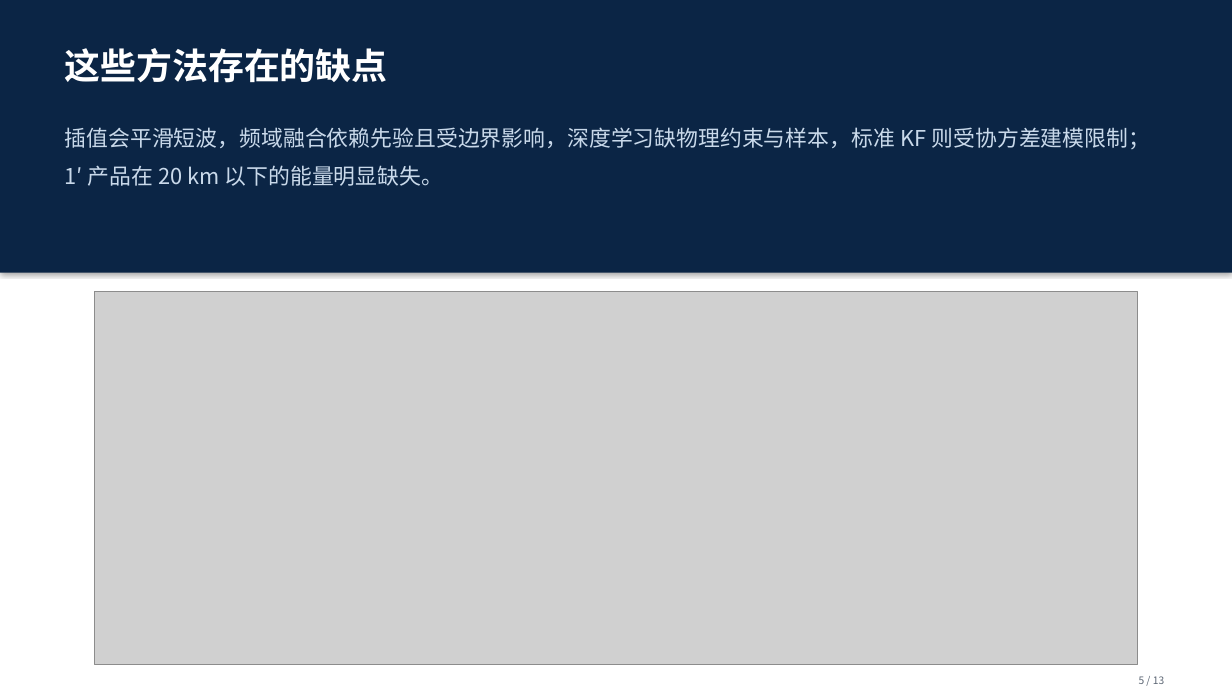
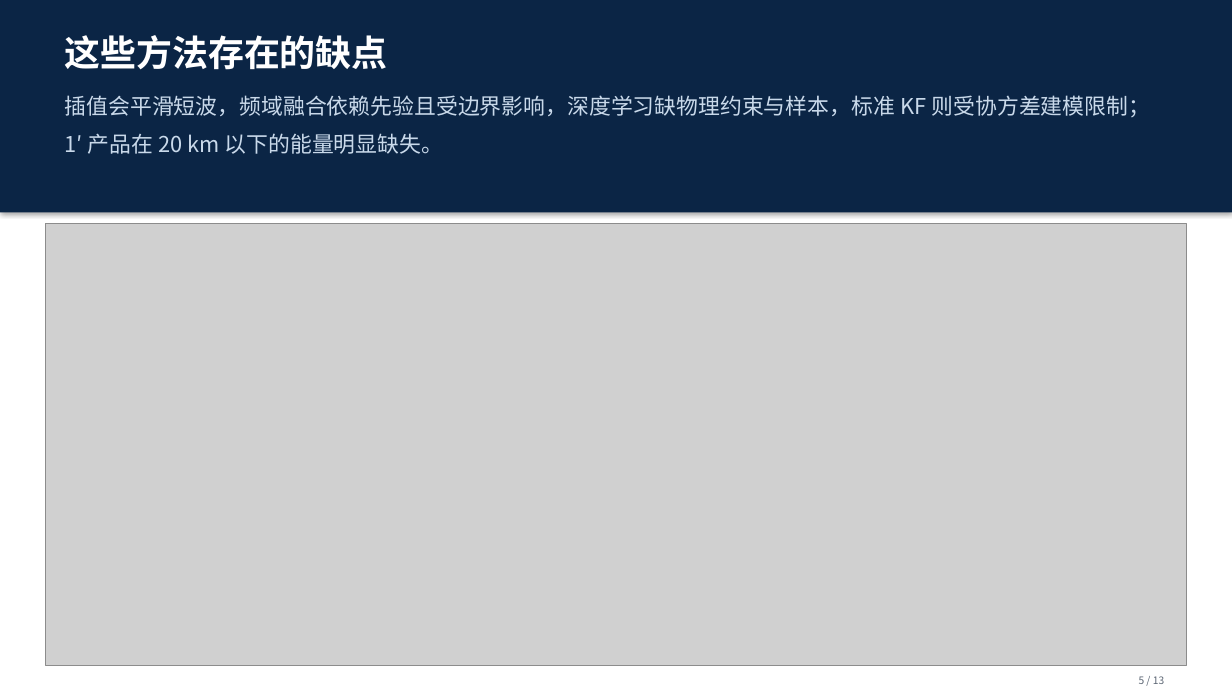
Before and after one commit to shuyunkai/kalman_gravity, a slide deck: slide 5 of ppt/汇报_新结构_13页.pptx. Drawn at 1232x693 pixels with LibreOffice and Linux fonts; fonts in the diff are those of the drawing; grey boxes stand for pictures. Boxes give left, top, right and bottom in pixels: in the first picture for what was removed or moved away, otherwise in the second. Text is boxed around its words. In the diff, an @@ line names an element or a change of style, - is before the commit and + after.

```diff
--- a/ppt/汇报_新结构_13页.pptx
+++ b/ppt/汇报_新结构_13页.pptx
@@ rectangle: place and size @@
-rectangle at box(0, 0, 1232, 273)
+rectangle at box(0, 0, 1232, 213)
@@ text "这些方法存在的缺点": place and size @@
-text "这些方法存在的缺点" at box(65, 48, 388, 83)
+text "这些方法存在的缺点" at box(65, 35, 388, 70)
@@ text "插值会平滑短波，频域融合依赖先验且受边界影响，深度学习缺物理约束与样本，标准 KF 则受协方差建模限制；1′ 产品在 2 ...": place and size @@
-text "插值会平滑短波，频域融合依赖先验且受边界影响，深度学习缺物理约束与样本，标准 KF 则受协方差建模限制；1′ 产品在 2 ..." at box(65, 127, 1151, 186)
+text "插值会平滑短波，频域融合依赖先验且受边界影响，深度学习缺物理约束与样本，标准 KF 则受协方差建模限制；1′ 产品在 2 ..." at box(65, 95, 1151, 154)
@@ picture: place and size @@
-picture at box(94, 292, 1139, 665)
+picture at box(45, 224, 1186, 665)
```
Also in this commit, not shown: 12 other slides changed, 3 other files.
